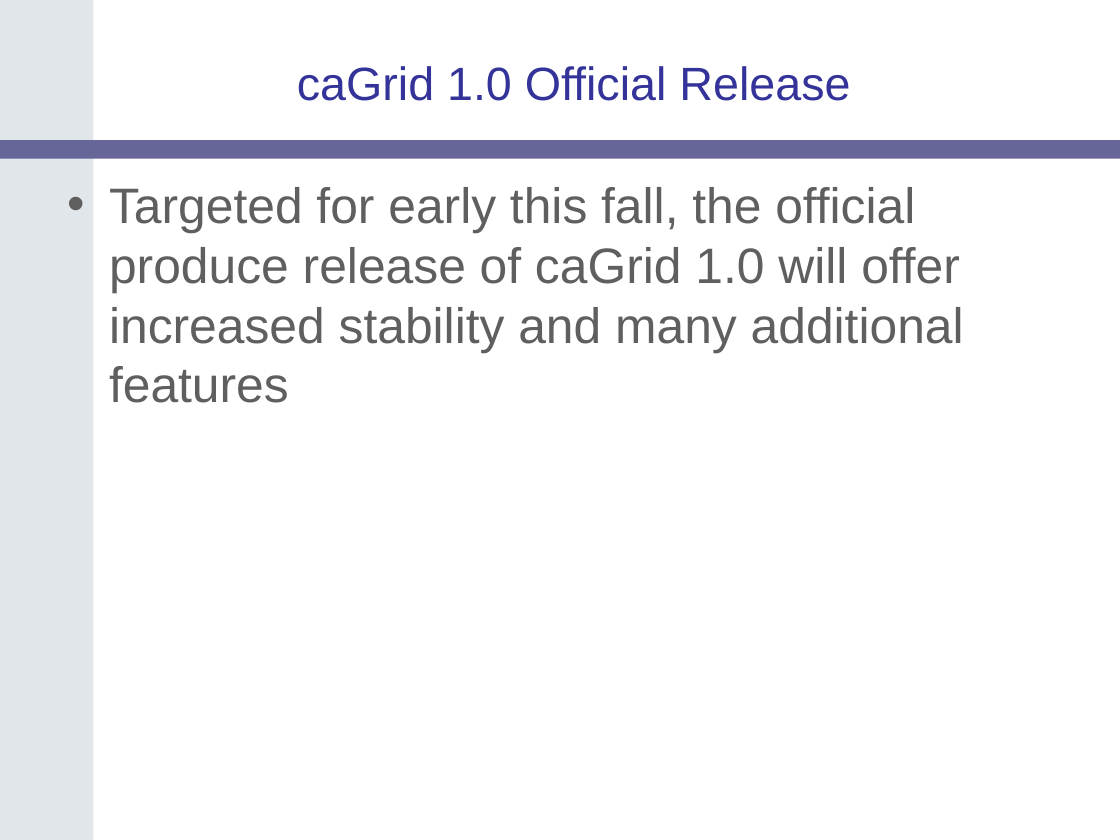
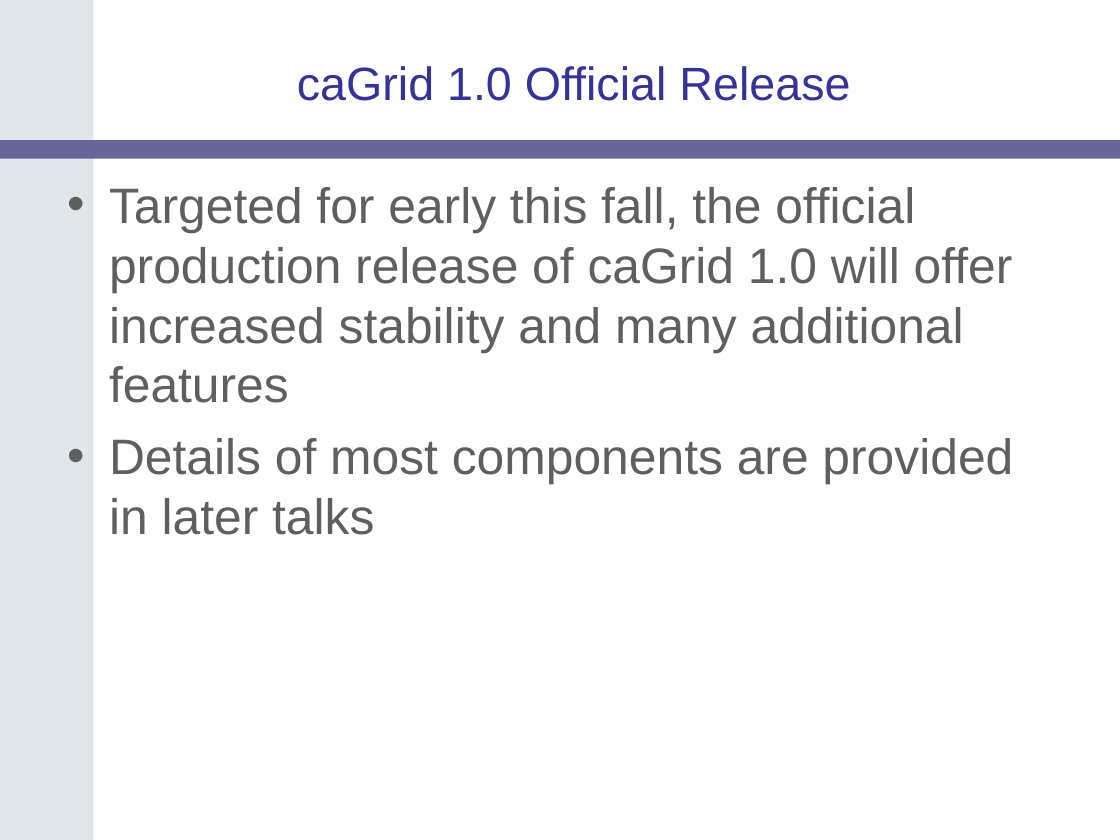
Before and after one commit to NCIP/cagrid-portal, a slide deck: slide 38 of cagrid-1-0/Documentation/presentations/200607_VCDE_ARCH/caGrid-1.0_Beta_Release.ppt. Drawn at 1120x840 pixels with LibreOffice and Linux fonts; fonts in the diff are those of the drawing; background and template pictures are left out. Boxes give left, top, right and bottom in pixels: in the first picture for what was removed or moved away, otherwise in the second. Text is boxed around its words. In the diff, an @@ line names an element or a change of style, - is before the commit and + after.

Commit message:
edits

```diff
--- a/cagrid-1-0/Documentation/presentations/200607_VCDE_ARCH/caGrid-1.0_Beta_Release.ppt
+++ b/cagrid-1-0/Documentation/presentations/200607_VCDE_ARCH/caGrid-1.0_Beta_Release.ppt
@@ text at box(109, 187, 1013, 535): text changed @@
-• Targeted for early this fall, the official produce release of caGrid 1.0 will offer increased stability and many additional features
+• Targeted for early this fall, the official production release of caGrid 1.0 will offer increased stability and many additional features
+• Details of most components are provided in later talks
```
Also in this commit, not shown: 9 other slides changed.
